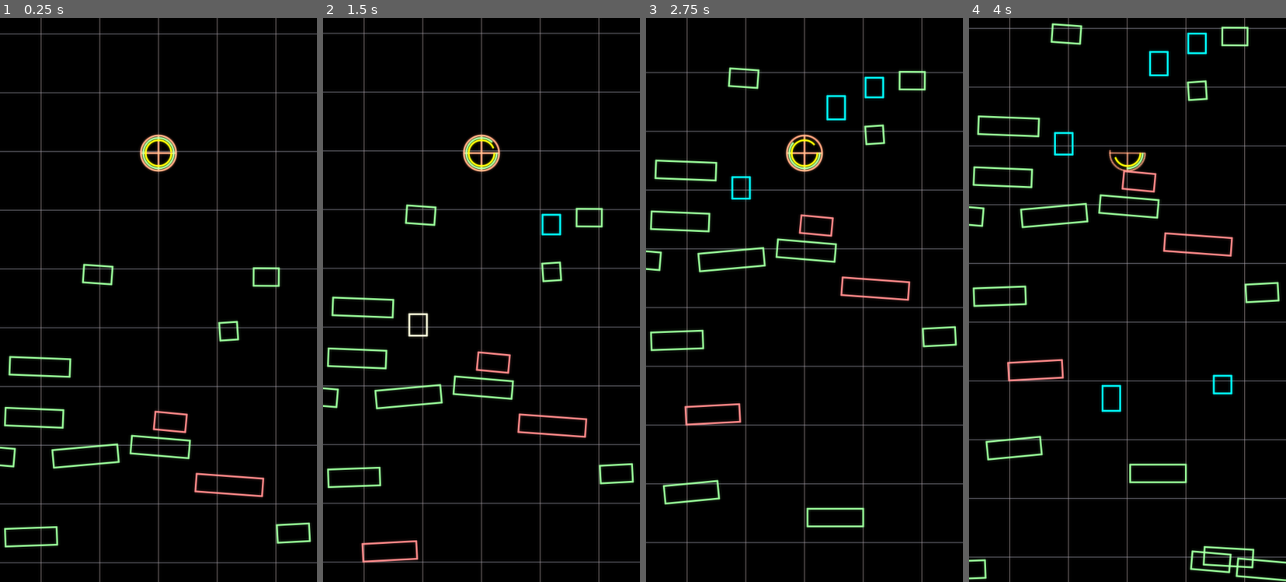
Above: before the commit, frames 1-4 (left to right).
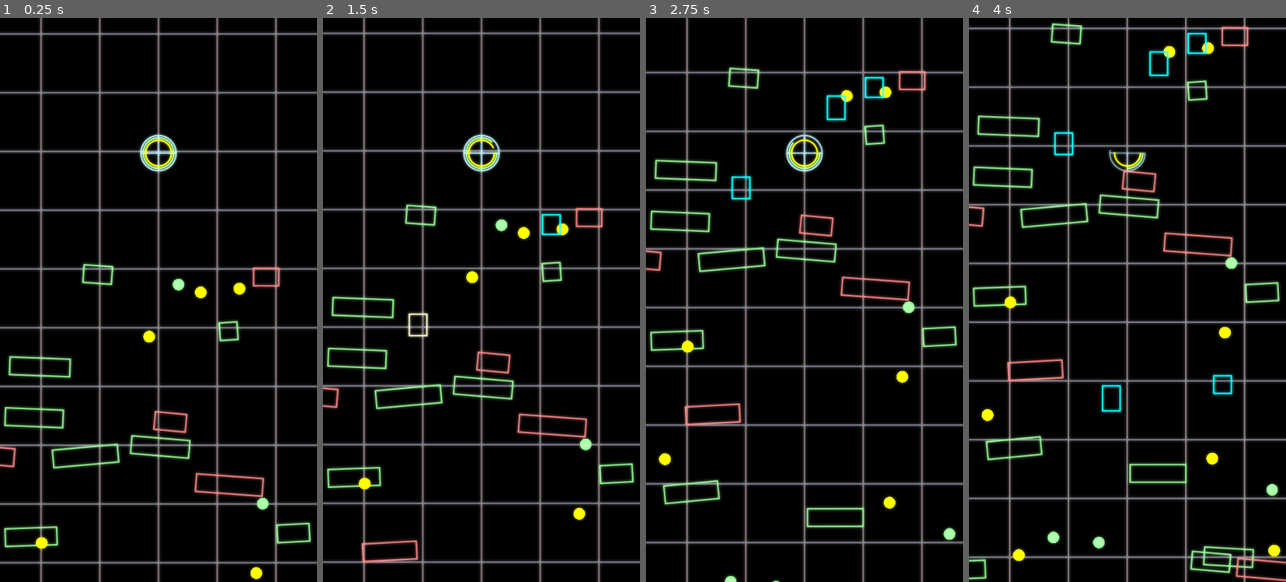
Above: after the commit, the same moments.

Repository: SmBe19/LD48
Game: Godot game, scene res://scn/Root.tscn
Same seed, same stepped clock (60 frames per second), same inputs: the game is played once before the commit and once after it.
Inputs (mouse positions are in pixels of both pictures, inside the frame that each line leads up to):
- Up to frame 1 (0.25 s): no input
- Up to frame 2 (1.5 s): move the mouse to (551, 271) at 0.52 s; click (551, 271) at 0.67 s; move the mouse to (418, 328) at 1.27 s; click (418, 328) at 1.42 s
- Up to frame 3 (2.75 s): move the mouse to (836, 175) at 2.02 s; click (836, 175) at 2.17 s
- Up to frame 4 (4 s): move the mouse to (1111, 412) at 2.77 s; click (1111, 412) at 2.92 s; move the mouse to (1222, 384) at 3.52 s; click (1222, 384) at 3.67 s

The runs differ from the first frame. In frame 1, 11% of the frame differs, in the area x 0-100%, y 0-100%; in frame 2, 11%; in frame 3, 11%; in frame 4, 11%.

Commit message:
powerups

Diff:
--- a/project.godot
+++ b/project.godot
@@ -23,6 +23,11 @@
 window/size/width=540
 window/size/height=960
 
+[layer_names]
+
+2d_physics/layer_1="Default"
+2d_physics/layer_2="Power Ups"
+
 [physics]
 
 common/enable_pause_aware_picking=true
--- a/scn/Game.tscn
+++ b/scn/Game.tscn
@@ -34,6 +34,8 @@
 shape = SubResource( 2 )
 
 [node name="AmIDie" type="Area2D" parent="Player"]
+collision_layer = 0
+collision_mask = 3
 
 [node name="Collision" type="CollisionShape2D" parent="Player/AmIDie"]
 shape = SubResource( 3 )
--- /dev/null
+++ b/scn/RectUp.tscn
@@ -0,0 +1,16 @@
+[gd_scene load_steps=3 format=2]
+
+[ext_resource path="res://src/RectUp.gd" type="Script" id=1]
+
+[sub_resource type="CircleShape2D" id=1]
+
+[node name="RectUp" type="StaticBody2D" groups=[
+"rectup",
+]]
+position = Vector2( 0, 200 )
+collision_layer = 2
+collision_mask = 0
+script = ExtResource( 1 )
+
+[node name="Collision" type="CollisionShape2D" parent="."]
+shape = SubResource( 1 )
--- /dev/null
+++ b/scn/TimeUp.tscn
@@ -0,0 +1,16 @@
+[gd_scene load_steps=3 format=2]
+
+[ext_resource path="res://src/TimeUp.gd" type="Script" id=1]
+
+[sub_resource type="CircleShape2D" id=1]
+
+[node name="TimeUp" type="StaticBody2D" groups=[
+"timeup",
+]]
+position = Vector2( 0, 200 )
+collision_layer = 2
+collision_mask = 0
+script = ExtResource( 1 )
+
+[node name="Collision" type="CollisionShape2D" parent="."]
+shape = SubResource( 1 )
--- a/src/Background.gd
+++ b/src/Background.gd
@@ -10,10 +10,10 @@
 	var starty = (int(pos.y) / distance) * distance
 	for x in xcount:
 		var xx = startx - xcount / 2 * distance + x * distance
-		draw_line(Vector2(xx, starty - 10000), Vector2(xx, starty + 10000), Color(0.55, 0.5, 0.5), 1, true)
+		draw_line(Vector2(xx, starty - 10000), Vector2(xx, starty + 10000), Color(0.55, 0.5, 0.5), 2, true)
 	for y in ycount:
 		var yy = starty - ycount / 2 * distance + y * distance
-		draw_line(Vector2(startx - 10000, yy), Vector2(startx + 10000, yy), Color(0.5, 0.5, 0.55), 1, true)
+		draw_line(Vector2(startx - 10000, yy), Vector2(startx + 10000, yy), Color(0.5, 0.5, 0.55), 2, true)
 
 var timer = 0
 
--- a/src/MainCamera.gd
+++ b/src/MainCamera.gd
@@ -1,6 +1,14 @@
 extends Camera2D
 
 const camoffset = Vector2(0, 250)
+var shake_duration = 0.0
+var rng = RandomNumberGenerator.new()
 
-func _process(_delta):
+func _process(delta):
 	position = $"../Player".position + camoffset
+	if shake_duration > 0:
+		position += Vector2(rng.randf(), rng.randf()).normalized() * shake_duration * shake_duration * 10
+		shake_duration -= delta
+
+func shake(strength):
+	shake_duration = 1.0 * strength
--- a/src/Obstacles.gd
+++ b/src/Obstacles.gd
@@ -1,31 +1,50 @@
 extends Node2D
 
 const obstacle = preload("res://scn/Obstacle.tscn")
+const timeup = preload("res://scn/TimeUp.tscn")
+const rectup = preload("res://scn/RectUp.tscn")
 var rng = RandomNumberGenerator.new()
 
 var last_height = -1800
 var precreate = 2000
 var obst_per_height = 0.1
+var time_per_height = 0.06
+var rect_per_height = 0.03
+var dang_prob = 0.15
 var xrand = 2000
 var rotrand = 0.1
 var create_every = 200
 var headroom = 500
 var remaining_rectangles = Globals.max_rectangles
 
-func place_obstacles():
-	var ppos = $"../Player".position
-	var count = (ppos.y - last_height) * obst_per_height
+func clean_children(ppos):
 	for child in get_children():
 		if child.position.y < ppos.y - headroom:
 			child.queue_free()
+
+func create_obstacles(ppos, count):
 	for i in count:
 		var new_obstacle = obstacle.instance()
 		new_obstacle.rotation = rng.randf_range(-rotrand, rotrand)
 		new_obstacle.position.x = rng.randf_range(-xrand, xrand) + ppos.x
 		new_obstacle.position.y = rng.randf_range(last_height, ppos.y) + precreate
 		new_obstacle.width = rng.randf_range(1, 4)
-		new_obstacle.dangerous = rng.randf() < 0.1
+		new_obstacle.dangerous = rng.randf() < dang_prob
 		add_child(new_obstacle)
+
+func create_powerups(ppos, type, count):
+	for i in count:
+		var new_up = type.instance()
+		new_up.position.x = rng.randf_range(-xrand, xrand) + ppos.x
+		new_up.position.y = rng.randf_range(last_height, ppos.y) + precreate
+		add_child(new_up)
+
+func place_obstacles():
+	var ppos = $"../Player".position
+	clean_children(ppos)
+	create_obstacles(ppos, (ppos.y - last_height) * obst_per_height)
+	create_powerups(ppos, timeup, (ppos.y - last_height) * time_per_height)
+	create_powerups(ppos, rectup, (ppos.y - last_height) * rect_per_height)
 	last_height = ppos.y
 
 func _process(_delta):
--- a/src/Player.gd
+++ b/src/Player.gd
@@ -3,7 +3,7 @@
 var circle_parts = 64
 var radius = 30
 var lines = 4
-var color = Color.lightsalmon setget set_color
+var color = Color.lightblue setget set_color
 var time_color = Color.yellow setget set_time_color
 var rect_color = Color.lightgreen setget set_rect_color
 var max_angle = TAU setget set_max_angle
@@ -122,10 +122,14 @@
 			same_shot = 0
 		last_pos = position
 
-func too_fast(delta):
-	if linear_velocity.distance_squared_to(last_velo) > 100000:
-		print("Player died: too fast")
-		die()
+func fast_shake(delta):
+	var diff = linear_velocity.distance_squared_to(last_velo)
+	if diff > 200000:
+		$"../MainCamera".shake(1)
+	elif diff > 100000:
+		$"../MainCamera".shake(0.5)
+	elif diff > 50000:
+		$"../MainCamera".shake(0.25)
 	last_velo = linear_velocity
 
 func _process(delta):
@@ -133,10 +137,16 @@
 		return
 	time(delta)
 	not_move(delta)
-	too_fast(delta)
+	fast_shake(delta)
 
 
 func _on_AmIDie_body_entered(body):
 	if body.is_in_group("dangerous"):
 		print("Player died: dangerous rectangle")
 		die()
+	elif body.is_in_group("timeup"):
+		remaining_time = min(Globals.max_time, remaining_time + 4)
+		body.queue_free()
+	elif body.is_in_group("rectup"):
+		self.remaining_rectangles = min(Globals.max_rectangles, remaining_rectangles + 2)
+		body.queue_free()
--- /dev/null
+++ b/src/RectUp.gd
@@ -0,0 +1,4 @@
+extends StaticBody2D
+
+func _draw():
+	draw_circle(Vector2.ZERO, 10, Color.lightgreen)
--- /dev/null
+++ b/src/TimeUp.gd
@@ -0,0 +1,4 @@
+extends StaticBody2D
+
+func _draw():
+	draw_circle(Vector2.ZERO, 10, Color.yellow)
--- a/src/postprocessing.shader
+++ b/src/postprocessing.shader
@@ -7,13 +7,12 @@
 void fragment() {
 	vec2 ps = SCREEN_PIXEL_SIZE;
 	vec4 sur = vec4(0);
-	for (int i = -4; i <= 4; i++) {
-		sur += sample_pixel(TEXTURE, UV + vec2(float(i) * ps.x, 0));
+	for (int dx = -4; dx <= 4; dx++) {
+		for (int dy = -4; dy <= 4; dy++) {
+			sur += sample_pixel(TEXTURE, UV + vec2(float(dx) * ps.x, float(dy) * ps.y));
+		}
 	}
-	for (int i = -4; i <= 4; i++) {
-		sur += sample_pixel(TEXTURE, UV + vec2(0, float(i) * ps.y));
-	}
-	sur /= 18.0;
+	sur /= 81.0;
 
 	vec4 col = texture(TEXTURE, UV);
 
Not shown, changed: README.md
